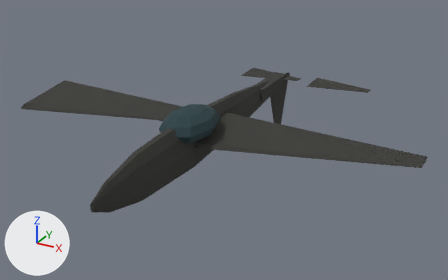
The glTF model game/assets/units/p47_Destroyed.glb, before and after one commit.
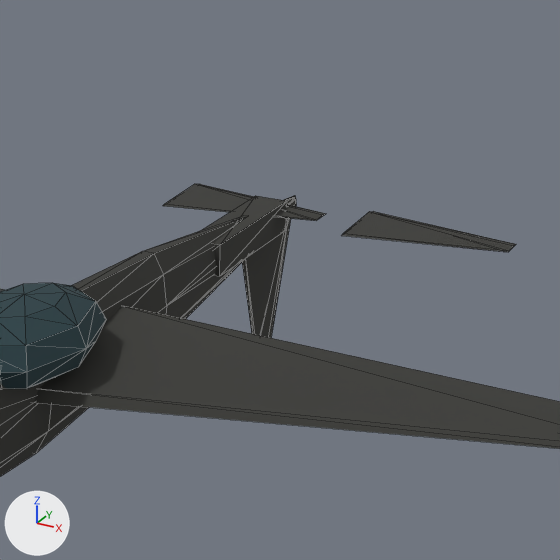
Each version is shown whole from a camera (50 mm lens) standing at (8.35, -14.6, 8.44) and looking at (0.26, 0.11, 1.08), then close up on the part from 40% to 86% of the width and 0% to 74% of the height. Arrows for +X, +Y and +Z are at lower left; the lights stay in place. The older version's two pictures come first. The close-ups show mesh edges as thin lines. Where no turn or scale is listed for an object, it has been applied to the vertices.

In view in the first close-up: 'Cockpit', 'Elevator_L', 'Elevator_R', 'Fuselage', 'Rudder', 'TailBoom', 'Wing_R'.
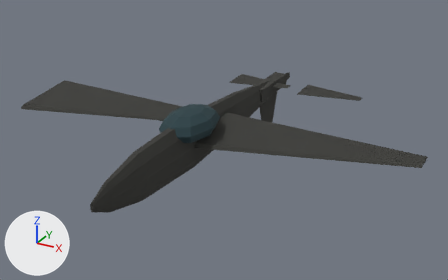
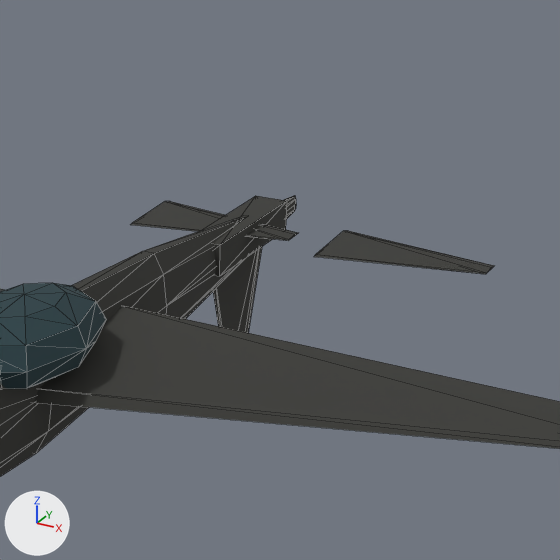
Location of each change, [x1, y1, x2, y2] in pixels of the close-ups (560 x 560 px):
'Elevator_R', moved
    before: [342, 211, 516, 252]
    after: [314, 231, 494, 274]
'Rudder', moved
    before: [242, 201, 292, 338]
    after: [213, 247, 262, 333]
'Elevator_L', moved
    before: [163, 184, 326, 221]
    after: [131, 201, 298, 240]

What changed in the scene script:
```text
Change ob_elevator_l:
    ob_elevator_l.location: (-1.24, 4.62, 1.72) -> (-1.24, 3.74, 1.72)
Change ob_elevator_r:
    ob_elevator_r.location: (1.24, 4.62, 1.72) -> (1.24, 3.74, 1.72)
Change ob_rudder:
    ob_rudder.location: (0.0, 4.62, 1.63) -> (0.0, 3.74, 1.63)
```
